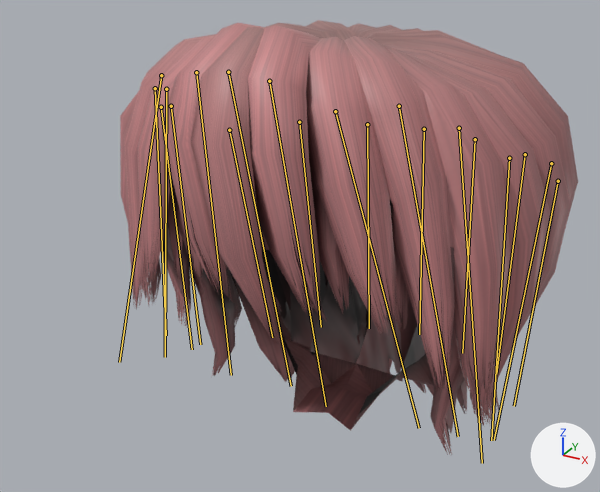
The glTF model data/chars/hair_girl/hair_togetherPlay.gltf: old version first, new version second.
The view is the same before and after, from a 50 mm camera at (0.301, -0.617, 0.422) aimed at (-0.017, -0.037, 0.132). Arrows for +X, +Y and +Z are at lower right; the lights stay in place. Both versions are drawn at frame 11 of the action 'GAME.TOGETHER.PLAY.A3.FastGo'; the numbers are the values there. The bones that change are drawn over the model as lines.

In view in the first picture: 'hair.girl'.
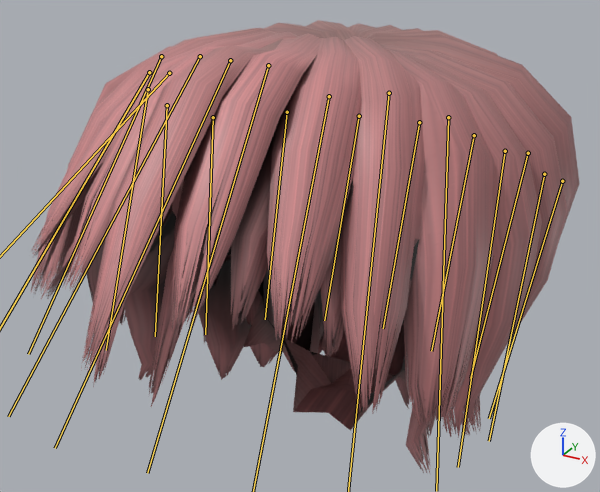
Changed parts and their boxes (x1, y1, x2, y2) in the pictures (600 x 492 px):
'hair.girl', posed (20% wider): before (120, 20, 578, 455); after (30, 20, 580, 473)
bone 'Front.001', root to tip: before (228, 72) to (291, 386); after (230, 60) to (55, 448)
bone 'Front.002.R', root to tip: before (196, 72) to (231, 375); after (200, 56) to (8, 416)
bone 'Front.002.L', root to tip: before (269, 81) to (326, 406); after (268, 65) to (147, 473)
bone 'Front.004.R', root to tip: before (161, 75) to (119, 362); after (161, 56) to (28, 354)
bone 'Side.001.L', root to tip: before (459, 128) to (482, 463); after (448, 117) to (436, 491)
bone 'Side.002.R', root to tip: before (161, 107) to (192, 349); after (148, 89) to (106, 350)
bone 'Side.002.L', root to tip: before (509, 158) to (491, 440); after (505, 151) to (458, 467)
bone 'Side.003.R', root to tip: before (171, 106) to (200, 344); after (167, 105) to (155, 336)
bone 'Side.003.L', root to tip: before (551, 163) to (494, 440); after (544, 174) to (489, 441)
bone 'Back.001.R', root to tip: before (229, 130) to (272, 337); after (213, 117) to (205, 334)
bone 'Back.001.L', root to tip: before (558, 181) to (514, 406); after (562, 181) to (489, 418)
bone 'Back.002.R', root to tip: before (299, 122) to (321, 327); after (287, 112) to (265, 319)
bone 'Back.002.L', root to tip: before (525, 154) to (496, 374); after (528, 153) to (470, 378)
bone 'Back.003.R', root to tip: before (367, 124) to (369, 328); after (359, 116) to (324, 320)
bone 'Back.003.L', root to tip: before (475, 139) to (462, 353); after (474, 135) to (431, 351)
bone 'Back.004', root to tip: before (424, 129) to (419, 334); after (419, 122) to (383, 328)

The edits, one by one:
Bone 'Front.001' (bone_front_001) moves from (0.0007, -0.0009, -0.0002) to (0.0026, -0.0083, -0.0013).
Bone 'Front.001' (bone_front_001) turns from (21, 0, -6) to (-35, -1, -1) degrees about its own x, y and z.
Bone 'Front.002.R' (bone_front_002_r) moves from (-0.0005, 0.0008, 0.0) to (0.003, -0.0102, -0.0009).
Bone 'Front.002.R' (bone_front_002_r) turns from (19, 0, 7) to (-27, -1, -8) degrees about its own x, y and z.
Bone 'Front.002.L' (bone_front_002_l) moves from (0.0018, 0.0007, -0.0004) to (0.0009, -0.0091, -0.0019).
Bone 'Front.002.L' (bone_front_002_l) turns from (16, -1, -12) to (-21, 0, 13) degrees about its own x, y and z.
Bone 'Front.003.R' (bone_front_003_r) moves from (-0.003, 0.0019, 0.0004) to (0.004, -0.0102, -0.0036).
Bone 'Front.003.R' (bone_front_003_r) turns from (20, 1, 14) to (-32, -2, -10) degrees about its own x, y and z.
Bone 'Front.003.L' (bone_front_003_l) moves from (0.0039, 0.0016, 0.0002) to (-0.0006, -0.0077, -0.0032).
Bone 'Front.003.L' (bone_front_003_l) turns from (19, -1, -18) to (-21, 1, 13) degrees about its own x, y and z.
Bone 'Front.004.R' (bone_front_004_r) moves from (-0.0063, 0.0002, -0.001) to (0.0029, -0.0144, -0.0049).
Bone 'Front.004.R' (bone_front_004_r) turns from (5, 2, 8) to (-11, -1, -1) degrees about its own x, y and z.
Bone 'Front.004.L' (bone_front_004_l) moves from (0.0058, 0.0002, -0.0009) to (-0.0028, -0.0082, -0.0028).
Bone 'Front.004.L' (bone_front_004_l) turns from (9, -2, -16) to (-6, 1, 10) degrees about its own x, y and z.
Bone 'Side.001.R' (bone_side_001_r) moves from (-0.007, 0.0005, 0.0002) to (0.0055, -0.0128, -0.0053).
Bone 'Side.001.R' (bone_side_001_r) turns from (10, 2, 17) to (-19, -2, -8) degrees about its own x, y and z.
Bone 'Side.001.L' (bone_side_001_l) moves from (0.0087, -0.0008, -0.0003) to (-0.0033, -0.0083, -0.0036).
Bone 'Side.001.L' (bone_side_001_l) turns from (3, -3, -9) to (-2, 1, 3) degrees about its own x, y and z.
Bone 'Side.002.R' (bone_side_002_r) moves from (-0.0099, -0.0005, -0.0007) to (0.004, -0.0179, -0.006).
Bone 'Side.002.R' (bone_side_002_r) turns from (2, 3, 9) to (-10, -1, -2) degrees about its own x, y and z.
Bone 'Side.002.L' (bone_side_002_l) moves from (0.0097, -0.0015, -0.0011) to (-0.0031, -0.009, -0.0032).
Bone 'Side.002.L' (bone_side_002_l) turns from (1, -3, -9) to (1, 1, 2) degrees about its own x, y and z.
Bone 'Side.003.R' (bone_side_003_r) moves from (-0.002, -0.0171, -0.0073) to (0.0032, -0.019, -0.0078).
Bone 'Side.003.R' (bone_side_003_r) turns from (1, 1, 0) to (-10, -1, -2) degrees about its own x, y and z.
Bone 'Side.003.L' (bone_side_003_l) moves from (0.0004, -0.0169, -0.0072) to (-0.0014, -0.0083, -0.0037).
Bone 'Side.003.L' (bone_side_003_l) turns from (2, 0, 2) to (2, 0, 0) degrees about its own x, y and z.
Bone 'Back.001.R' (bone_back_001_r) moves from (-0.0102, -0.0036, -0.0005) to (0.0031, -0.0185, -0.009).
Bone 'Back.001.R' (bone_back_001_r) turns from (-1, 2, 8) to (-9, -1, -3) degrees about its own x, y and z.
Bone 'Back.001.L' (bone_back_001_l) moves from (0.0089, -0.0048, -0.0013) to (0.0013, -0.0078, -0.0038).
Bone 'Back.001.L' (bone_back_001_l) turns from (-3, -2, -8) to (3, 0, -2) degrees about its own x, y and z.
Bone 'Back.002.R' (bone_back_002_r) moves from (-0.0076, -0.0062, -0.0029) to (0.0049, -0.0172, -0.0087).
Bone 'Back.002.R' (bone_back_002_r) turns from (-5, 2, 6) to (-7, -2, -5) degrees about its own x, y and z.
Bone 'Back.002.L' (bone_back_002_l) moves from (0.0057, -0.007, -0.0034) to (0.0033, -0.0093, -0.0047).
Bone 'Back.002.L' (bone_back_002_l) turns from (-6, -1, -5) to (2, -1, -5) degrees about its own x, y and z.
Bone 'Back.003.R' (bone_back_003_r) moves from (-0.0043, -0.0078, -0.0038) to (0.0054, -0.0154, -0.008).
Bone 'Back.003.R' (bone_back_003_r) turns from (-7, 1, 4) to (-5, -2, -6) degrees about its own x, y and z.
Bone 'Back.003.L' (bone_back_003_l) moves from (0.0021, -0.0081, -0.0042) to (0.005, -0.0116, -0.0056).
Bone 'Back.003.L' (bone_back_003_l) turns from (-7, 0, -2) to (0, -1, -6) degrees about its own x, y and z.
Bone 'Back.004' (bone_back_004) moves from (-0.0012, -0.0082, -0.0044) to (0.0056, -0.0137, -0.0071).
Bone 'Back.004' (bone_back_004) turns from (-7, 0, 1) to (-3, -2, -6) degrees about its own x, y and z.
